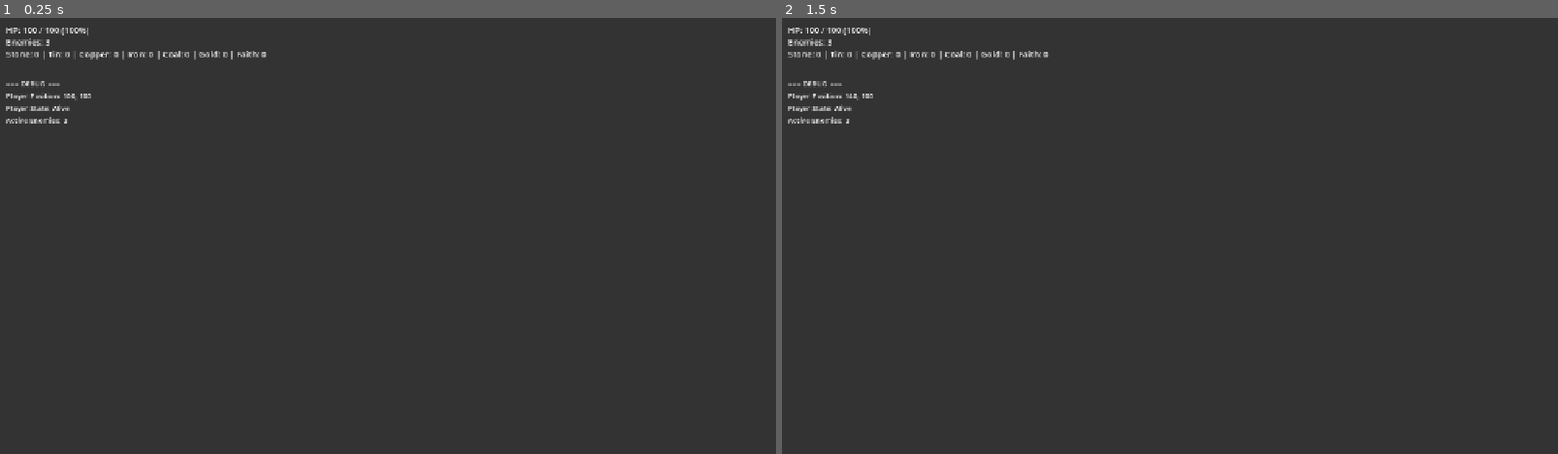
Above: before the commit, frames 1-2 (left to right).
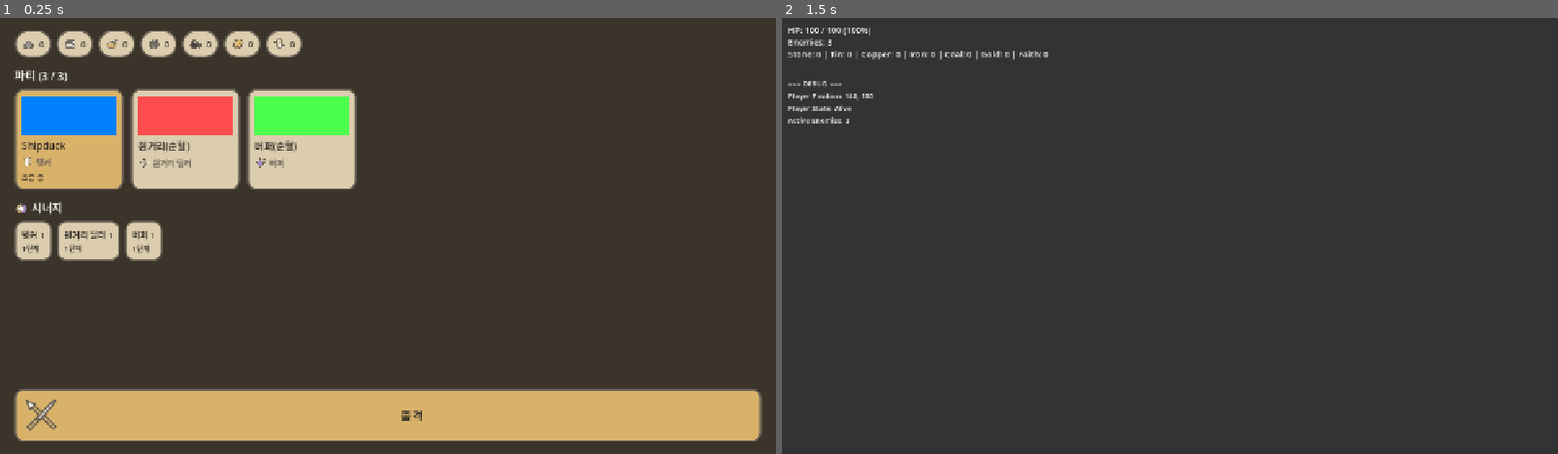
Above: after the commit, the same moments.

Repository: KADSA-OFFICIAL/Group-2
Game: Godot game, scene res://main.tscn
Two runs of this game, one before a commit and one after it. Both use one fixed random seed, a clock stepped at 60 frames per second and the inputs below. The engine's default icon, where the game draws it, is replaced by a stand-in: a white triangle on a blue panel in a dark square.
Inputs (mouse positions are in pixels of both pictures, inside the frame that each line leads up to):
- Up to frame 1 (0.25 s): no input
- Up to frame 2 (1.5 s): click (1170, 414) at 0.5 s, where only the run after the commit has a clickable "출격"; tap Enter at 1.25 s; move the mouse to (1340, 214) at 1.27 s; press the mouse at (1340, 214) at 1.28 s; hold Right (move_right) from 1.28 s (still down)

The runs differ from the first frame. In frame 1, 25% of the frame differs, in the area x 0-99%, y 2-98%; in frame 2, nothing differs.

Commit message:
feat(ui): 메인화면 v1 — 재화/파티/시너지 표시 + 출격
게임 시작 시 게임플레이 위에 메인화면을 띄운다. 화면은 상태를 "보여주기만" 하고
값의 소유·계산은 전부 기초 시스템이 한다.

구성:
- 재화 표시줄: CurrencySystem.DEFAULT_CURRENCIES 를 그대로 순회한다.
  어떤 재화를 보여줄지 화면에서 고르지 않으므로 재화가 늘면 자동으로 나타난다.
  아이콘은 파일명이 재화 키와 일치해 icon_%s.svg 로 조합한다(목록 재정의 없음).
  잔액 변경은 CurrencySystem.currency_changed 를 구독해 해당 칩만 갱신한다.
- 파티 프리뷰: PartySystem.get_members() 3명. 이름/역할은 CharacterData 가 출처이고
  겸직이면 get_roles()가 2개를 돌려주므로 역할 아이콘도 2개가 붙는다.
  조종 중 멤버는 PartySystem.get_controlled_index() 로 판정해 강조한다.
  초상화는 아트 확정 전이라 CharacterData.tint 색 도형으로 둔다(docs §0 [확정]).
- 시너지: SynergySystem.get_summary() 결과를 그대로 표시한다.
  역할 카운트·단계를 화면에서 다시 계산하지 않는다(배타 규칙 포함).
- 출격 버튼: 화면을 pop 해 게임플레이를 드러낸다. 스테이지 선택은 후속 범위다.

일시정지: 메타 화면이 떠 있는 동안 get_tree().paused = true 로 게임플레이를 멈추고,
화면 자신은 PROCESS_MODE_ALWAYS 로 계속 동작한다. 화면이 모두 닫히면 해제한다.
(PR #79에서 열어 둔 정책을 여기서 정했다.)

진입점 유지: run/main_scene 은 계속 res://main.tscn 이다.
main.tscn 에는 MainScreenLauncher 노드 1개를 append 했을 뿐 기존 노드는 그대로다.
화면을 여는 주체를 ScreenManager(인프라)가 아니라 런처에 둔 이유는, 인프라가
특정 화면을 알면 의존이 역전되기 때문이다.

검증: Godot 4.6.3 헤드리스
- 기능 16개 체크 전부 통과 — 화면 표시/일시정지, 파티 3명 이름·조종중 표시,
  재화 7종 및 잔액 변경 즉시 반영, 시너지 역할 칩 3개, 출격 시 닫힘·게임플레이 재개,
  진입점 유지. (검증 씬은 확인 후 삭제)
- main.tscn 240프레임 회귀 실행: exit 0, 오류·경고 없음.

Co-Authored-By: Claude Opus 4.8 <noreply@anthropic.com>

Diff:
--- a/main.tscn
+++ b/main.tscn
@@ -1,9 +1,10 @@
-[gd_scene load_steps=5 format=3 uid="uid://c4rq7nas2b1f"]
+[gd_scene load_steps=6 format=3 uid="uid://c4rq7nas2b1f"]
 
 [ext_resource type="PackedScene" uid="uid://d87uv8f6k3n8" path="res://stage/Stage1_1.tscn" id="1_stage"]
 [ext_resource type="Script" path="res://camera/GameCamera.gd" id="2_cam"]
 [ext_resource type="Script" path="res://ui/HUD.gd" id="3_hud"]
 [ext_resource type="Script" path="res://debug/DebugOverlay.gd" id="4_dbg"]
+[ext_resource type="Script" path="res://screens/main/main_screen_launcher.gd" id="5_launcher"]
 
 [node name="Main" type="Node2D"]
 
@@ -20,3 +21,6 @@
 [node name="DebugOverlay" type="CanvasLayer" parent="."]
 script = ExtResource("4_dbg")
 layer = 2
+
+[node name="MainScreenLauncher" type="Node" parent="."]
+script = ExtResource("5_launcher")
--- /dev/null
+++ b/screens/main/MainScreen.tscn
@@ -0,0 +1,12 @@
+[gd_scene load_steps=2 format=3]
+
+[ext_resource type="Script" path="res://screens/main/main_screen.gd" id="1_main_screen"]
+
+[node name="MainScreen" type="Control"]
+layout_mode = 3
+anchors_preset = 15
+anchor_right = 1.0
+anchor_bottom = 1.0
+grow_horizontal = 2
+grow_vertical = 2
+script = ExtResource("1_main_screen")
--- /dev/null
+++ b/screens/main/main_screen.gd
@@ -0,0 +1,313 @@
+extends Control
+
+# 메인화면 (메타 UI).
+#
+# 책임: 지금 상태를 "보여주기"만 한다. 값의 소유·계산은 전부 기초 시스템이 한다.
+#
+# 데이터 출처 (단일 출처 원칙 — 여기서 재정의하지 않는다):
+#   재화   -> CurrencySystem (DEFAULT_CURRENCIES 키를 그대로 순회한다)
+#   파티   -> PartySystem (PARTY_SIZE, 조종 중 인덱스)
+#   캐릭터 -> CharacterData (표시 이름/역할/외형 tint)
+#   시너지 -> SynergySystem.get_summary()
+#   색     -> UITheme
+#
+# 화면 전환은 ScreenManager가 한다. 이 화면은 자신을 pop 할 뿐 다음 화면을 모른다.
+#
+# 참고: docs/combat-screen-design.md §1(파티 3명), §8(시너지), SYSTEM_CONVENTIONS.md
+
+# 재화 아이콘 경로. 파일명이 재화 키와 일치하도록 맞춰 두었으므로
+# 매핑 테이블 없이 키로 바로 조합한다(아이콘 목록을 여기서 다시 정의하지 않는다).
+const CURRENCY_ICON_PATH := "res://assets/sprites/ui/icons/icon_%s.svg"
+
+# 역할 아이콘. CharacterData.Role 값에 대응한다.
+const ROLE_ICON_PATH := {
+	CharacterData.Role.TANK: "res://assets/sprites/ui/icons/icon_role_tank.svg",
+	CharacterData.Role.RANGED_DEALER: "res://assets/sprites/ui/icons/icon_role_ranged_dealer.svg",
+	CharacterData.Role.BUFFER: "res://assets/sprites/ui/icons/icon_role_buffer.svg",
+}
+
+const BATTLE_ICON := "res://assets/sprites/ui/icons/icon_battle.svg"
+const SYNERGY_ICON := "res://assets/sprites/ui/icons/icon_synergy.svg"
+
+# 재화 칩 라벨. 재화 키 -> Label. 잔액이 바뀔 때 이 라벨만 갱신한다.
+var _currency_labels: Dictionary = {}
+
+
+func _ready() -> void:
+	# 메타 화면이 떠 있는 동안 게임플레이는 멈춘다. 이 화면만 계속 동작한다.
+	process_mode = Node.PROCESS_MODE_ALWAYS
+	get_tree().paused = true
+
+	_build()
+
+	# 잔액 변경은 CurrencySystem이 알린다. 여기서 잔액을 보관하지 않는다.
+	CurrencySystem.currency_changed.connect(_on_currency_changed)
+
+
+func _exit_tree() -> void:
+	# 화면이 닫히면 게임플레이를 다시 돌린다.
+	# 다른 메타 화면이 남아 있으면 그 화면이 다시 멈춘다.
+	if not ScreenManager.has_screen():
+		get_tree().paused = false
+
+
+# ===== 화면 구성 =====
+
+func _build() -> void:
+	add_child(UITheme.make_background())
+
+	var margin := MarginContainer.new()
+	margin.set_anchors_preset(Control.PRESET_FULL_RECT)
+	margin.add_theme_constant_override("margin_left", 24)
+	margin.add_theme_constant_override("margin_right", 24)
+	margin.add_theme_constant_override("margin_top", 20)
+	margin.add_theme_constant_override("margin_bottom", 20)
+	add_child(margin)
+
+	var root := VBoxContainer.new()
+	root.add_theme_constant_override("separation", 16)
+	margin.add_child(root)
+
+	root.add_child(_build_currency_bar())
+	root.add_child(_build_party_section())
+	root.add_child(_build_synergy_section())
+
+	var spacer := Control.new()
+	spacer.size_flags_vertical = Control.SIZE_EXPAND_FILL
+	root.add_child(spacer)
+
+	root.add_child(_build_battle_button())
+
+
+# ── 상단: 재화 표시줄 ──
+# CurrencySystem.DEFAULT_CURRENCIES 를 그대로 순회한다.
+# 어떤 재화를 보여줄지 여기서 고르지 않으므로, 재화가 추가되면 자동으로 나타난다.
+func _build_currency_bar() -> Control:
+	var bar := HBoxContainer.new()
+	bar.add_theme_constant_override("separation", 8)
+
+	for currency_type in CurrencySystem.DEFAULT_CURRENCIES:
+		bar.add_child(_make_currency_chip(String(currency_type)))
+
+	var tail := Control.new()
+	tail.size_flags_horizontal = Control.SIZE_EXPAND_FILL
+	bar.add_child(tail)
+	return bar
+
+
+func _make_currency_chip(currency_type: String) -> Control:
+	var chip := PanelContainer.new()
+	chip.add_theme_stylebox_override("panel", UITheme.pill_box())
+
+	var row := HBoxContainer.new()
+	row.add_theme_constant_override("separation", 6)
+	chip.add_child(row)
+
+	var icon := _make_icon(CURRENCY_ICON_PATH % currency_type, 22)
+	if icon != null:
+		row.add_child(icon)
+
+	var label := Label.new()
+	label.text = _comma(CurrencySystem.get_balance(currency_type))
+	label.add_theme_font_size_override("font_size", 15)
+	label.add_theme_color_override("font_color", UITheme.INK)
+	row.add_child(label)
+
+	_currency_labels[currency_type] = label
+	return chip
+
+
+func _on_currency_changed(currency_type: String, _amount: int, new_balance: int) -> void:
+	var label: Label = _currency_labels.get(currency_type)
+	if label != null and is_instance_valid(label):
+		label.text = _comma(new_balance)
+
+
+# ── 중앙: 파티 프리뷰 ──
+func _build_party_section() -> Control:
+	var section := VBoxContainer.new()
+	section.add_theme_constant_override("separation", 8)
+	section.add_child(_make_heading("파티 (%d / %d)" % [PartySystem.get_size(), PartySystem.PARTY_SIZE]))
+
+	var members := PartySystem.get_members()
+	if members.is_empty():
+		section.add_child(_make_note("편성된 파티가 없습니다."))
+		return section
+
+	var row := HBoxContainer.new()
+	row.add_theme_constant_override("separation", 12)
+	section.add_child(row)
+
+	for i in members.size():
+		row.add_child(_make_member_card(members[i], i == PartySystem.get_controlled_index()))
+	return section
+
+
+func _make_member_card(character: CharacterData, is_controlled: bool) -> Control:
+	var card := PanelContainer.new()
+	card.custom_minimum_size = Vector2(180, 0)
+	# 조종 중인 멤버는 강조색 패널로 구분한다(조종 여부의 출처는 PartySystem).
+	card.add_theme_stylebox_override(
+		"panel", UITheme.accent_box() if is_controlled else UITheme.panel_box()
+	)
+
+	var box := VBoxContainer.new()
+	box.add_theme_constant_override("separation", 6)
+	card.add_child(box)
+
+	# 초상화 자리: 아트가 정해지기 전이라 도형 플레이스홀더를 쓴다(docs §0 [확정]).
+	# 색은 CharacterData.tint 를 그대로 반영한다.
+	var portrait := ColorRect.new()
+	portrait.color = character.tint
+	portrait.custom_minimum_size = Vector2(0, 64)
+	box.add_child(portrait)
+
+	var name_label := Label.new()
+	name_label.text = character.display_name
+	name_label.add_theme_font_size_override("font_size", 16)
+	name_label.add_theme_color_override("font_color", UITheme.INK)
+	box.add_child(name_label)
+
+	# 역할: 겸직이면 아이콘이 2개가 된다. 역할 목록의 출처는 CharacterData.get_roles().
+	var role_row := HBoxContainer.new()
+	role_row.add_theme_constant_override("separation", 4)
+	box.add_child(role_row)
+
+	for role in character.get_roles():
+		var role_icon := _make_icon(ROLE_ICON_PATH.get(role, ""), 20)
+		if role_icon != null:
+			role_row.add_child(role_icon)
+
+	var role_label := Label.new()
+	role_label.text = character.get_roles_display_name()
+	role_label.add_theme_font_size_override("font_size", 13)
+	role_label.add_theme_color_override("font_color", UITheme.INK_DIM)
+	role_row.add_child(role_label)
+
+	if is_controlled:
+		var tag := Label.new()
+		tag.text = "조종 중"
+		tag.add_theme_font_size_override("font_size", 12)
+		tag.add_theme_color_override("font_color", UITheme.INK)
+		box.add_child(tag)
+
+	return card
+
+
+# ── 시너지 현황 ──
+# 카운트와 단계는 SynergySystem이 계산한다. 여기서 역할 수를 다시 세지 않는다.
+func _build_synergy_section() -> Control:
+	var section := VBoxContainer.new()
+	section.add_theme_constant_override("separation", 8)
+
+	var heading_row := HBoxContainer.new()
+	heading_row.add_theme_constant_override("separation", 6)
+	var synergy_icon := _make_icon(SYNERGY_ICON, 22)
+	if synergy_icon != null:
+		heading_row.add_child(synergy_icon)
+	heading_row.add_child(_make_heading("시너지"))
+	section.add_child(heading_row)
+
+	var row := HBoxContainer.new()
+	row.add_theme_constant_override("separation", 8)
+	section.add_child(row)
+
+	for entry in SynergySystem.get_summary(PartySystem.get_members()):
+		row.add_child(_make_synergy_chip(entry))
+	return section
+
+
+func _make_synergy_chip(entry: Dictionary) -> Control:
+	var active: bool = entry.get("tier", SynergySystem.Tier.NONE) != SynergySystem.Tier.NONE
+
+	var chip := PanelContainer.new()
+	chip.add_theme_stylebox_override("panel", UITheme.panel_box() if active else UITheme.panel_box_deep())
+
+	var box := VBoxContainer.new()
+	box.add_theme_constant_override("separation", 2)
+	chip.add_child(box)
+
+	var title := Label.new()
+	title.text = "%s %d" % [entry.get("name", "?"), entry.get("count", 0)]
+	title.add_theme_font_size_override("font_size", 14)
+	title.add_theme_color_override("font_color", UITheme.INK)
+	box.add_child(title)
+
+	var tier := Label.new()
+	tier.text = String(entry.get("tier_name", ""))
+	tier.add_theme_font_size_override("font_size", 12)
+	tier.add_theme_color_override("font_color", UITheme.INK if active else UITheme.INK_DIM)
+	box.add_child(tier)
+
+	return chip
+
+
+# ── 하단: 출격 ──
+func _build_battle_button() -> Control:
+	var button := Button.new()
+	button.custom_minimum_size = Vector2(0, 60)
+	button.add_theme_stylebox_override("normal", UITheme.accent_box())
+	button.add_theme_stylebox_override("hover", UITheme.accent_box())
+	button.add_theme_stylebox_override("pressed", UITheme.panel_box_deep())
+	button.add_theme_color_override("font_color", UITheme.INK)
+	button.add_theme_font_size_override("font_size", 20)
+	button.text = "  출격"
+	button.icon = _load_texture(BATTLE_ICON)
+	button.expand_icon = false
+	button.pressed.connect(_on_battle_pressed)
+	return button
+
+
+# 출격 = 이 화면을 닫아 게임플레이를 드러낸다.
+# 어떤 스테이지로 갈지 고르는 것은 이 화면의 책임이 아니다(스테이지 선택은 후속).
+func _on_battle_pressed() -> void:
+	ScreenManager.pop()
+
+
+# ===== 공용 조각 =====
+
+func _make_heading(text: String) -> Label:
+	var label := Label.new()
+	label.text = text
+	label.add_theme_font_size_override("font_size", 18)
+	label.add_theme_color_override("font_color", UITheme.INK_ON_DARK)
+	return label
+
+
+func _make_note(text: String) -> Label:
+	var label := Label.new()
+	label.text = text
+	label.add_theme_font_size_override("font_size", 14)
+	label.add_theme_color_override("font_color", UITheme.INK_ON_DARK)
+	return label
+
+
+# 아이콘 텍스처가 없으면 null을 반환한다(아이콘 누락이 화면 전체를 깨뜨리지 않게).
+func _make_icon(path: String, size: int) -> TextureRect:
+	var texture := _load_texture(path)
+	if texture == null:
+		return null
+	var rect := TextureRect.new()
+	rect.texture = texture
+	rect.custom_minimum_size = Vector2(size, size)
+	rect.expand_mode = TextureRect.EXPAND_IGNORE_SIZE
+	rect.stretch_mode = TextureRect.STRETCH_KEEP_ASPECT_CENTERED
+	return rect
+
+
+func _load_texture(path: String) -> Texture2D:
+	if path.is_empty() or not ResourceLoader.exists(path):
+		return null
+	return load(path) as Texture2D
+
+
+func _comma(value: int) -> String:
+	var digits := str(value)
+	var out := ""
+	var count := 0
+	for i in range(digits.length() - 1, -1, -1):
+		out = digits[i] + out
+		count += 1
+		if count % 3 == 0 and i != 0:
+			out = "," + out
+	return out
--- /dev/null
+++ b/screens/main/main_screen_launcher.gd
@@ -0,0 +1,20 @@
+extends Node
+
+# 게임 시작 시 메인화면을 띄우는 진입 훅.
+#
+# main.tscn(실제 게임플레이)의 자식으로 붙는다.
+# 진입점(run/main_scene)은 그대로 main.tscn 이며, 이 노드는 그 위에
+# 메타 화면을 "얹기만" 한다. 씬 트리를 교체하지 않는다.
+#
+# 화면을 여는 주체를 ScreenManager(인프라)가 아니라 여기에 둔 이유:
+#   ScreenManager는 "어떤 화면이 떠 있는가"만 알아야 하고
+#   특정 화면(MainScreen)을 알면 인프라가 화면에 의존하게 된다.
+
+const MAIN_SCREEN := preload("res://screens/main/MainScreen.tscn")
+
+
+func _ready() -> void:
+	# 스테이지가 파티를 채운 뒤에 화면을 열어야 프리뷰에 멤버가 보인다.
+	# (Stage1_1._ready() -> PartySystem.set_party())
+	await get_tree().process_frame
+	ScreenManager.push(MAIN_SCREEN)
Not shown, added: screens/main/main_screen.gd.uid
Not shown, added: screens/main/main_screen_launcher.gd.uid
